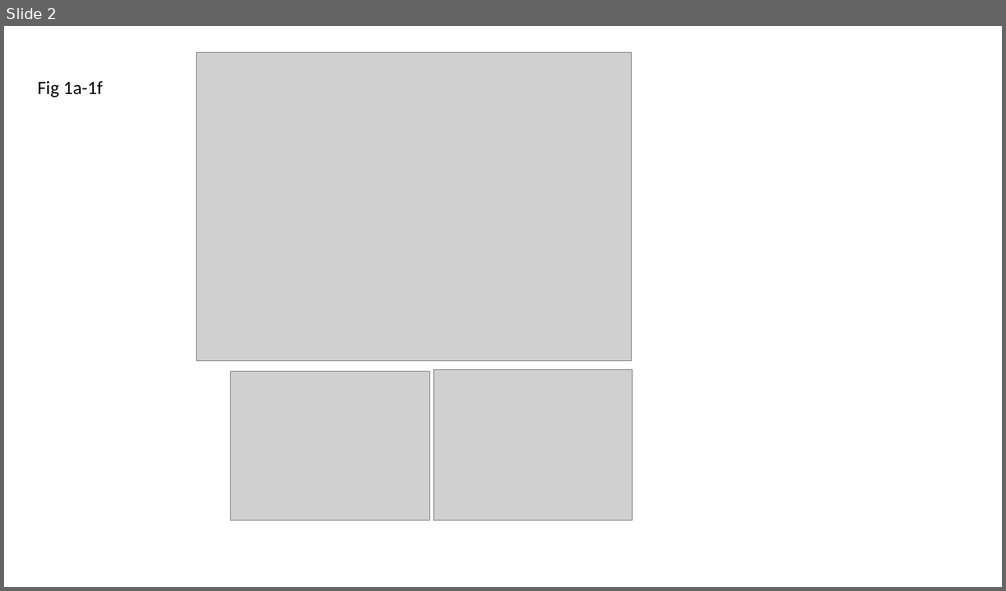
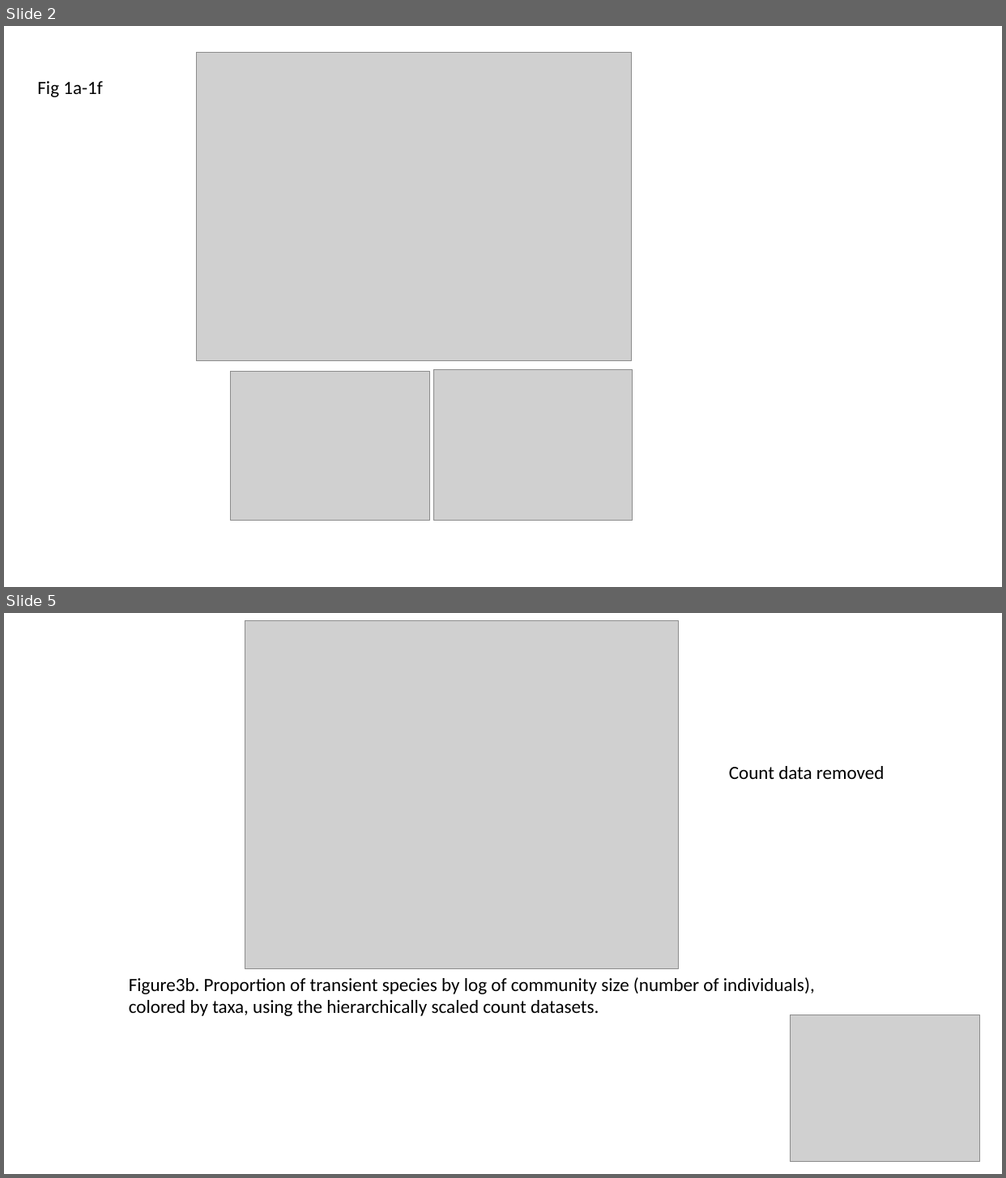
Before and after one commit to hurlbertlab/core-transient, a slide deck: output/plots/Presentation1.pptx. Shown one above the other, each under a label of ours: slide 2 before the commit, slides 2 and 5 after it; the slides between them are not shown. The pictures are 1006x591 and 1006x1178 pixels, drawn with LibreOffice and Linux fonts; fonts in the diff are those of the drawing; grey boxes stand for pictures; background and template pictures are left out. Boxes give left, top, right and bottom in pixels: in the first picture for what was removed or moved away, otherwise in the second. Text is boxed around its words. In the diff, an @@ line names an element or a change of style, - is before the commit and + after.

```diff
--- a/output/plots/Presentation1.pptx
+++ b/output/plots/Presentation1.pptx
@@ slide 5 added at (4, 613, 1002, 1174), background #FFFFFF @@
@@ picture added at (245, 620, 680, 969) @@
@@ text added at (729, 766, 884, 779), 18 pt, text #000000 @@
+Count data removed
@@ text added at (129, 977, 815, 1016), 18 pt, text #000000 @@
+Figure3b. Proportion of transient species by log of community size (number of individuals), colored by taxa, using the hierarchically scaled count datasets.
@@ picture added at (790, 1016, 979, 1162) @@
```
Also in this commit, not shown: 2 slides changed, 1 other slide added, 12 other files.
